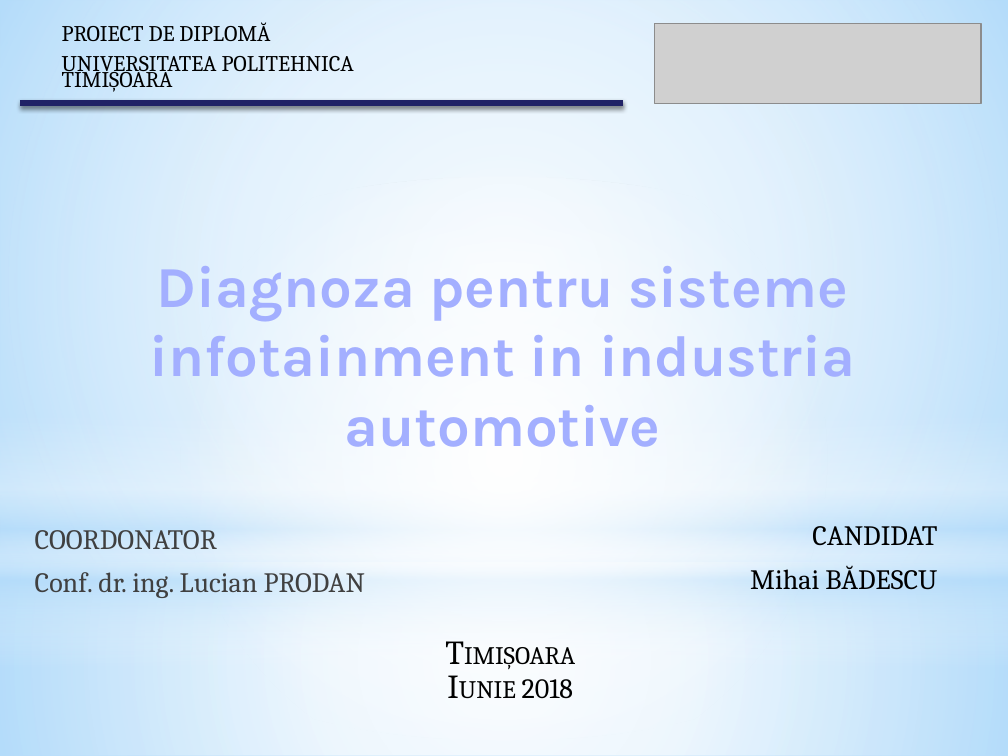
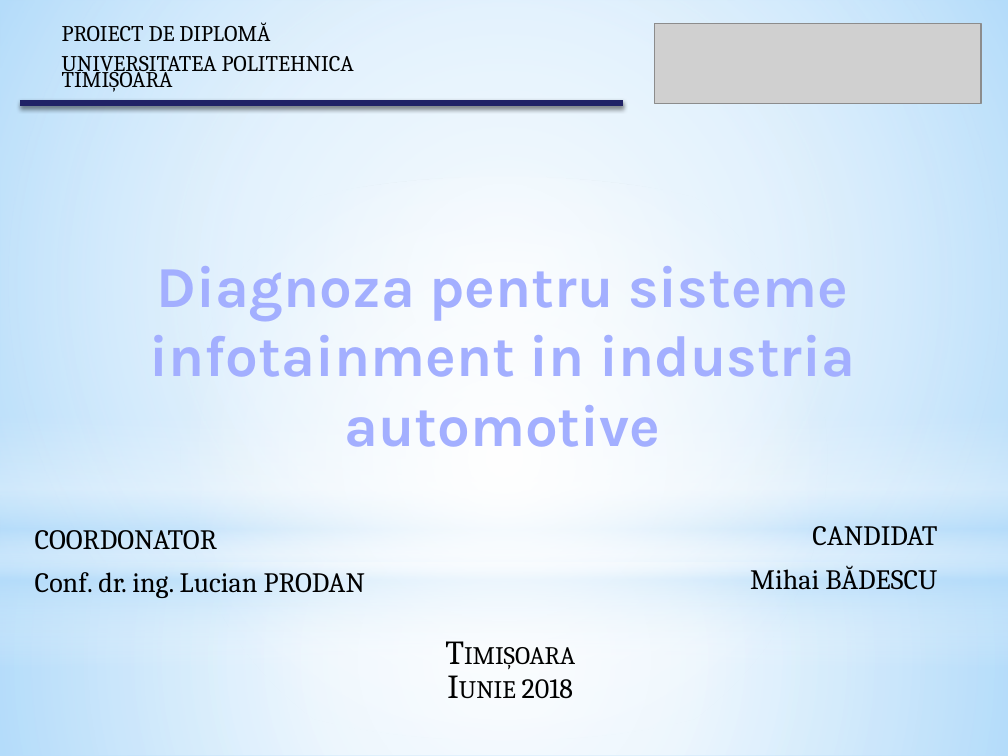
Before and after one commit to MihaiBadescu/Licenta, a slide deck: slide 1 of Licenta.pptx. Drawn at 1008x756 pixels with LibreOffice and Linux fonts; fonts in the diff are those of the drawing; grey boxes stand for pictures. Boxes give left, top, right and bottom in pixels: in the first picture for what was removed or moved away, otherwise in the second. Text is boxed around its words. In the diff, an @@ line names an element or a change of style, - is before the commit and + after.

```diff
--- a/Licenta.pptx
+++ b/Licenta.pptx
@@ text "COORDONATOR" at (35,530,365,598): text colour #404040 to #000000 @@
```
Also in this commit, not shown: 9 other slides changed, 2 slides added, 2 slides removed.
